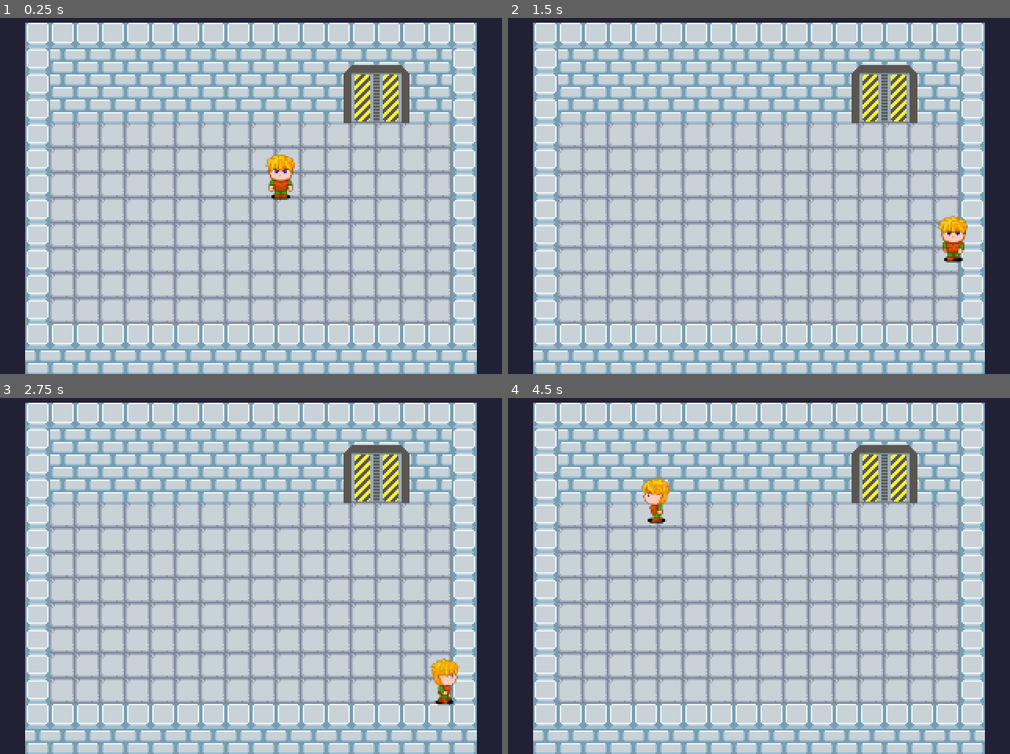
Above: before the commit, frames 1-4 (two rows, left to right).
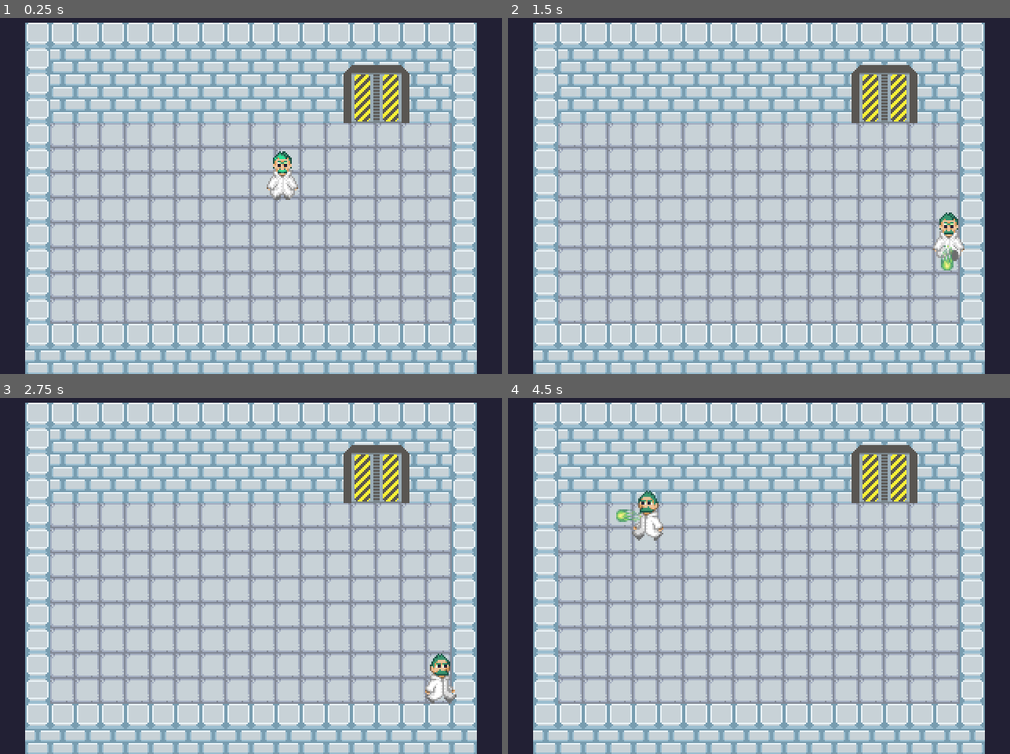
Above: after the commit, the same moments.

Repository: lazaromenezes/ctrl-alt-jam-3
Game: Godot game, scene res://scenes/test_room/test_room.tscn
The game is run twice, just before and just after one commit, with the same random seed, the same clock (stepped at 60 frames per second) and the same inputs.
Inputs:
- Up to frame 1 (0.25 s): no input
- Up to frame 2 (1.5 s): hold D (move_right) 0.53-1.28 s; hold Space (shot, bound only after the commit) 0.53-1.28 s; hold S (move_backwards) from 1.28 s (still down); tap Space (shot, bound only after the commit) at 1.35 s
- Up to frame 3 (2.75 s): release S (move_backwards) at 2.03 s; hold D (move_right) from 2.03 s (still down); hold Space (shot, bound only after the commit) from 2.03 s (still down)
- Up to frame 4 (4.5 s): tap Enter at 2.75 s; release D (move_right) at 2.78 s; release Space (shot, bound only after the commit) at 2.78 s; hold W (move_forward) 2.78-3.53 s; tap Space (shot, bound only after the commit) at 2.85, 4.35 s; hold Space (shot, bound only after the commit) 3.53-4.28 s; hold A (move_left) from 3.53 s (still down)

The runs differ from the first frame. In frame 1, 0.6% of the frame differs, in the area x 52-60%, y 37-52%; in frame 2, 0.7%; in frame 3, 0.7%; in frame 4, 0.9%, in the area x 21-33%, y 22-41%.

Commit message:
Adiciona o spriteset do dr boro e mecanica base de tiros

Diff:
--- a/dr_boro/project.godot
+++ b/dr_boro/project.godot
@@ -45,6 +45,11 @@
 "events": [Object(InputEventKey,"resource_local_to_scene":false,"resource_name":"","device":-1,"window_id":0,"alt_pressed":false,"shift_pressed":false,"ctrl_pressed":false,"meta_pressed":false,"pressed":false,"keycode":0,"physical_keycode":68,"key_label":0,"unicode":100,"echo":false,"script":null)
 ]
 }
+shot={
+"deadzone": 0.5,
+"events": [Object(InputEventKey,"resource_local_to_scene":false,"resource_name":"","device":-1,"window_id":0,"alt_pressed":false,"shift_pressed":false,"ctrl_pressed":false,"meta_pressed":false,"pressed":false,"keycode":0,"physical_keycode":32,"key_label":0,"unicode":32,"echo":false,"script":null)
+]
+}
 
 [layer_names]
 
--- /dev/null
+++ b/dr_boro/scenes/green_shot.gd
@@ -0,0 +1,17 @@
+extends Area2D
+
+@export var speed = 300
+
+const BASE_ROTATION = 90
+
+var direction: Vector2:
+	set(value):
+		if not value:
+			value = Vector2.DOWN
+
+		direction = value
+		var angle = (Utils.movement_positive_angle(direction) + BASE_ROTATION) * -1
+		rotate(deg_to_rad(angle))
+
+func _physics_process(delta):
+	position += direction * speed * delta
--- /dev/null
+++ b/dr_boro/scenes/green_shot.tscn
@@ -0,0 +1,55 @@
+[gd_scene load_steps=9 format=3 uid="uid://hc3pxtjhdxxe"]
+
+[ext_resource type="Texture2D" uid="uid://bps8s6fr73yx" path="res://assets/green_effects.png" id="1_co4k4"]
+[ext_resource type="Script" path="res://scenes/green_shot.gd" id="1_h6jxv"]
+
+[sub_resource type="AtlasTexture" id="AtlasTexture_6j2lm"]
+atlas = ExtResource("1_co4k4")
+region = Rect2(224, 0, 16, 16)
+
+[sub_resource type="AtlasTexture" id="AtlasTexture_ou4j0"]
+atlas = ExtResource("1_co4k4")
+region = Rect2(240, 0, 16, 16)
+
+[sub_resource type="AtlasTexture" id="AtlasTexture_3b4p2"]
+atlas = ExtResource("1_co4k4")
+region = Rect2(256, 0, 16, 16)
+
+[sub_resource type="AtlasTexture" id="AtlasTexture_qj3ld"]
+atlas = ExtResource("1_co4k4")
+region = Rect2(272, 0, 16, 16)
+
+[sub_resource type="SpriteFrames" id="SpriteFrames_gosas"]
+animations = [{
+"frames": [{
+"duration": 1.0,
+"texture": SubResource("AtlasTexture_6j2lm")
+}, {
+"duration": 1.0,
+"texture": SubResource("AtlasTexture_ou4j0")
+}, {
+"duration": 1.0,
+"texture": SubResource("AtlasTexture_3b4p2")
+}, {
+"duration": 1.0,
+"texture": SubResource("AtlasTexture_qj3ld")
+}],
+"loop": false,
+"name": &"fire",
+"speed": 12.0
+}]
+
+[sub_resource type="CircleShape2D" id="CircleShape2D_rgbhp"]
+radius = 4.0
+
+[node name="GreenShot" type="Area2D"]
+script = ExtResource("1_h6jxv")
+
+[node name="AnimatedSprite2D" type="AnimatedSprite2D" parent="."]
+sprite_frames = SubResource("SpriteFrames_gosas")
+animation = &"fire"
+autoplay = "fire"
+
+[node name="CollisionShape2D" type="CollisionShape2D" parent="."]
+position = Vector2(0, 4)
+shape = SubResource("CircleShape2D_rgbhp")
--- a/dr_boro/scenes/player/player.gd
+++ b/dr_boro/scenes/player/player.gd
@@ -1,26 +1,49 @@
 extends CharacterBody2D
+
+signal shot(power)
 
 @export var default_speed = 200
 @export var speed = 200
+@export var max_shots = 5
+@export var shot_cooldown = 0.5
+@export var main_shot: PackedScene
+
+enum Direction {RIGHT = 0, UP = 90, LEFT = 180, DOWN = 270}
+
+var _shots_left = 0
+var _movement = Vector2.ZERO
 
 const _directions = {
-	0: "right",
-	90: "up",
-	-180: "left",
-	-90: "down"
+	Direction.RIGHT: "right",
+	Direction.UP: "up",
+	Direction.LEFT: "left",
+	Direction.DOWN: "down"
 }
 
 func _ready():
+	_shots_left = max_shots
 	speed = default_speed
 
 func _physics_process(_delta: float) -> void:
+	_movement = Input.get_vector("move_left", "move_right", "move_forward", "move_backwards")
 
-	var movement = Input.get_vector("move_left", "move_right", "move_forward", "move_backwards")
-	if not movement or movement.length() < 1:
+	if not _movement or _movement.length() < 1:
 		$AnimatedSprite2D.play("idle")
+		_movement = Vector2.ZERO
 	else:
-		var direction = int(rad_to_deg(movement.angle_to(transform.x)))
-		var animation = "walk_%s" % _directions[direction]
+		var angle = Utils.movement_positive_angle(_movement)
+		var animation = "walk_%s" % _directions[angle]
+		$AnimatedSprite2D.flip_h = angle == Direction.LEFT
 		$AnimatedSprite2D.play(animation)
-		velocity = speed * movement
+		velocity = speed * _movement
 		move_and_slide()
+
+func _unhandled_input(event):
+	if main_shot and event.is_action_pressed("shot") and _shots_left > 0:
+		_shot()
+
+func _shot():
+	var power: Node2D = main_shot.instantiate()
+	power.position = position
+	power.direction = _movement
+	shot.emit(power)
--- a/dr_boro/scenes/player/player.tscn
+++ b/dr_boro/scenes/player/player.tscn
@@ -1,141 +1,133 @@
-[gd_scene load_steps=18 format=3 uid="uid://bs3xpk2i4dgt4"]
+[gd_scene load_steps=17 format=3 uid="uid://bs3xpk2i4dgt4"]
 
 [ext_resource type="Script" path="res://scenes/player/player.gd" id="1_d8ktq"]
-[ext_resource type="Texture2D" uid="uid://c5l888u8enalx" path="res://assets/placeholder/heroes1.png" id="2_pcwm8"]
+[ext_resource type="Texture2D" uid="uid://6usw7hf8i1v8" path="res://assets/boro_frames.png" id="2_s4hh1"]
 
-[sub_resource type="AtlasTexture" id="AtlasTexture_g8j5s"]
-atlas = ExtResource("2_pcwm8")
-region = Rect2(48, 0, 48, 64)
+[sub_resource type="AtlasTexture" id="AtlasTexture_xgvml"]
+atlas = ExtResource("2_s4hh1")
+region = Rect2(0, 32, 32, 32)
 
-[sub_resource type="AtlasTexture" id="AtlasTexture_sjjx1"]
-atlas = ExtResource("2_pcwm8")
-region = Rect2(0, 0, 48, 64)
+[sub_resource type="AtlasTexture" id="AtlasTexture_w1t2p"]
+atlas = ExtResource("2_s4hh1")
+region = Rect2(32, 32, 32, 32)
 
-[sub_resource type="AtlasTexture" id="AtlasTexture_qeqlh"]
-atlas = ExtResource("2_pcwm8")
-region = Rect2(48, 0, 48, 64)
+[sub_resource type="AtlasTexture" id="AtlasTexture_ai1pd"]
+atlas = ExtResource("2_s4hh1")
+region = Rect2(64, 32, 32, 32)
 
-[sub_resource type="AtlasTexture" id="AtlasTexture_pl0i6"]
-atlas = ExtResource("2_pcwm8")
-region = Rect2(96, 0, 48, 64)
+[sub_resource type="AtlasTexture" id="AtlasTexture_7rs3u"]
+atlas = ExtResource("2_s4hh1")
+region = Rect2(96, 32, 32, 32)
 
-[sub_resource type="AtlasTexture" id="AtlasTexture_ns43a"]
-atlas = ExtResource("2_pcwm8")
-region = Rect2(0, 64, 48, 64)
+[sub_resource type="AtlasTexture" id="AtlasTexture_ayxqp"]
+atlas = ExtResource("2_s4hh1")
+region = Rect2(192, 32, 32, 32)
 
-[sub_resource type="AtlasTexture" id="AtlasTexture_yu8cm"]
-atlas = ExtResource("2_pcwm8")
-region = Rect2(48, 64, 48, 64)
+[sub_resource type="AtlasTexture" id="AtlasTexture_c16he"]
+atlas = ExtResource("2_s4hh1")
+region = Rect2(224, 32, 32, 32)
 
-[sub_resource type="AtlasTexture" id="AtlasTexture_j25gg"]
-atlas = ExtResource("2_pcwm8")
-region = Rect2(96, 64, 48, 64)
+[sub_resource type="AtlasTexture" id="AtlasTexture_tcxnq"]
+atlas = ExtResource("2_s4hh1")
+region = Rect2(192, 0, 32, 32)
 
-[sub_resource type="AtlasTexture" id="AtlasTexture_8ehr5"]
-atlas = ExtResource("2_pcwm8")
-region = Rect2(0, 128, 48, 64)
+[sub_resource type="AtlasTexture" id="AtlasTexture_xkttc"]
+atlas = ExtResource("2_s4hh1")
+region = Rect2(224, 0, 32, 32)
 
-[sub_resource type="AtlasTexture" id="AtlasTexture_g76xe"]
-atlas = ExtResource("2_pcwm8")
-region = Rect2(48, 128, 48, 64)
+[sub_resource type="AtlasTexture" id="AtlasTexture_trnpf"]
+atlas = ExtResource("2_s4hh1")
+region = Rect2(192, 0, 32, 32)
 
-[sub_resource type="AtlasTexture" id="AtlasTexture_l77ns"]
-atlas = ExtResource("2_pcwm8")
-region = Rect2(96, 128, 48, 64)
+[sub_resource type="AtlasTexture" id="AtlasTexture_vbf0s"]
+atlas = ExtResource("2_s4hh1")
+region = Rect2(224, 0, 32, 32)
 
-[sub_resource type="AtlasTexture" id="AtlasTexture_1232x"]
-atlas = ExtResource("2_pcwm8")
-region = Rect2(0, 192, 48, 64)
+[sub_resource type="AtlasTexture" id="AtlasTexture_6dppr"]
+atlas = ExtResource("2_s4hh1")
+region = Rect2(192, 64, 32, 32)
 
-[sub_resource type="AtlasTexture" id="AtlasTexture_xpw80"]
-atlas = ExtResource("2_pcwm8")
-region = Rect2(48, 192, 48, 64)
-
-[sub_resource type="AtlasTexture" id="AtlasTexture_4irw3"]
-atlas = ExtResource("2_pcwm8")
-region = Rect2(96, 192, 48, 64)
+[sub_resource type="AtlasTexture" id="AtlasTexture_vfxue"]
+atlas = ExtResource("2_s4hh1")
+region = Rect2(224, 64, 32, 32)
 
 [sub_resource type="SpriteFrames" id="SpriteFrames_7q7q8"]
 animations = [{
 "frames": [{
 "duration": 1.0,
-"texture": SubResource("AtlasTexture_g8j5s")
+"texture": SubResource("AtlasTexture_xgvml")
+}, {
+"duration": 1.0,
+"texture": SubResource("AtlasTexture_w1t2p")
+}, {
+"duration": 1.0,
+"texture": SubResource("AtlasTexture_ai1pd")
+}, {
+"duration": 1.0,
+"texture": SubResource("AtlasTexture_7rs3u")
 }],
 "loop": true,
 "name": &"idle",
-"speed": 5.0
+"speed": 8.0
 }, {
 "frames": [{
 "duration": 1.0,
-"texture": SubResource("AtlasTexture_sjjx1")
+"texture": SubResource("AtlasTexture_ayxqp")
 }, {
 "duration": 1.0,
-"texture": SubResource("AtlasTexture_qeqlh")
-}, {
-"duration": 1.0,
-"texture": SubResource("AtlasTexture_pl0i6")
+"texture": SubResource("AtlasTexture_c16he")
 }],
 "loop": true,
 "name": &"walk_down",
-"speed": 5.0
+"speed": 8.0
 }, {
 "frames": [{
 "duration": 1.0,
-"texture": SubResource("AtlasTexture_ns43a")
+"texture": SubResource("AtlasTexture_tcxnq")
 }, {
 "duration": 1.0,
-"texture": SubResource("AtlasTexture_yu8cm")
-}, {
-"duration": 1.0,
-"texture": SubResource("AtlasTexture_j25gg")
+"texture": SubResource("AtlasTexture_xkttc")
 }],
 "loop": true,
 "name": &"walk_left",
-"speed": 5.0
+"speed": 8.0
 }, {
 "frames": [{
 "duration": 1.0,
-"texture": SubResource("AtlasTexture_8ehr5")
+"texture": SubResource("AtlasTexture_trnpf")
 }, {
 "duration": 1.0,
-"texture": SubResource("AtlasTexture_g76xe")
-}, {
-"duration": 1.0,
-"texture": SubResource("AtlasTexture_l77ns")
+"texture": SubResource("AtlasTexture_vbf0s")
 }],
 "loop": true,
 "name": &"walk_right",
-"speed": 5.0
+"speed": 8.0
 }, {
 "frames": [{
 "duration": 1.0,
-"texture": SubResource("AtlasTexture_1232x")
+"texture": SubResource("AtlasTexture_6dppr")
 }, {
 "duration": 1.0,
-"texture": SubResource("AtlasTexture_xpw80")
-}, {
-"duration": 1.0,
-"texture": SubResource("AtlasTexture_4irw3")
+"texture": SubResource("AtlasTexture_vfxue")
 }],
 "loop": true,
 "name": &"walk_up",
-"speed": 5.0
+"speed": 8.0
 }]
 
 [sub_resource type="CapsuleShape2D" id="CapsuleShape2D_e7uar"]
-radius = 4.0
-height = 12.0
+radius = 7.0
+height = 24.0
 
 [node name="Player" type="CharacterBody2D"]
 motion_mode = 1
 script = ExtResource("1_d8ktq")
 
 [node name="AnimatedSprite2D" type="AnimatedSprite2D" parent="."]
-scale = Vector2(0.5, 0.5)
 sprite_frames = SubResource("SpriteFrames_7q7q8")
-animation = &"walk_up"
+animation = &"idle"
 autoplay = "idle"
 
 [node name="CollisionShape2D" type="CollisionShape2D" parent="."]
-position = Vector2(0, 9)
+position = Vector2(1, 4)
 shape = SubResource("CapsuleShape2D_e7uar")
--- /dev/null
+++ b/dr_boro/scenes/test_room/test_room.gd
@@ -0,0 +1,4 @@
+extends Node2D
+
+func _on_player_shot(power):
+	$Shots.add_child(power)
--- a/dr_boro/scenes/test_room/test_room.tscn
+++ b/dr_boro/scenes/test_room/test_room.tscn
@@ -1,8 +1,10 @@
-[gd_scene load_steps=7 format=3 uid="uid://cpogm6voqgvht"]
+[gd_scene load_steps=9 format=3 uid="uid://cpogm6voqgvht"]
 
 [ext_resource type="Texture2D" uid="uid://b0golmpnv0w3a" path="res://assets/placeholder/tile_set.png" id="1_8tcha"]
+[ext_resource type="Script" path="res://scenes/test_room/test_room.gd" id="1_hq4i3"]
 [ext_resource type="PackedScene" uid="uid://bs3xpk2i4dgt4" path="res://scenes/player/player.tscn" id="1_w7qaw"]
 [ext_resource type="Texture2D" uid="uid://jbwyqoorlp3t" path="res://assets/placeholder/drboromockup1.png" id="2_gmfew"]
+[ext_resource type="PackedScene" uid="uid://hc3pxtjhdxxe" path="res://scenes/green_shot.tscn" id="5_r3trd"]
 
 [sub_resource type="TileSetAtlasSource" id="TileSetAtlasSource_aduxh"]
 texture = ExtResource("1_8tcha")
@@ -1940,6 +1942,7 @@
 sources/1 = SubResource("TileSetAtlasSource_8ka4e")
 
 [node name="TestRoom" type="Node2D"]
+script = ExtResource("1_hq4i3")
 
 [node name="Room" type="TileMap" parent="."]
 tile_set = SubResource("TileSet_ol2y6")
@@ -1955,5 +1958,8 @@
 
 [node name="Player" parent="." instance=ExtResource("1_w7qaw")]
 position = Vector2(179, 113)
+main_shot = ExtResource("5_r3trd")
 
 [node name="Shots" type="Node" parent="."]
+
+[connection signal="shot" from="Player" to="." method="_on_player_shot"]
--- /dev/null
+++ b/dr_boro/scripts/utils.gd
@@ -0,0 +1,8 @@
+extends Object
+class_name Utils
+
+const FULL_CIRCLE = 360
+
+static func movement_positive_angle(movement):
+	var angle = int(rad_to_deg(movement.angle()))
+	return abs(angle) if angle <= 0 else FULL_CIRCLE - angle
Binary file added: dr_boro/assets/boro_frames.png
Not shown, added: dr_boro/assets/boro_frames.png.import
Binary file added: dr_boro/assets/fire_effects.png
Not shown, added: dr_boro/assets/fire_effects.png.import
Binary file added: dr_boro/assets/green_effects.png
Not shown, added: dr_boro/assets/green_effects.png.import
Binary file added: dr_boro/assets/purple_effects.png
Not shown, added: dr_boro/assets/purple_effects.png.import
Binary file added: dr_boro/assets/water_effects.png
Not shown, added: dr_boro/assets/water_effects.png.import
Not shown, changed: dr_boro/.gitignore
